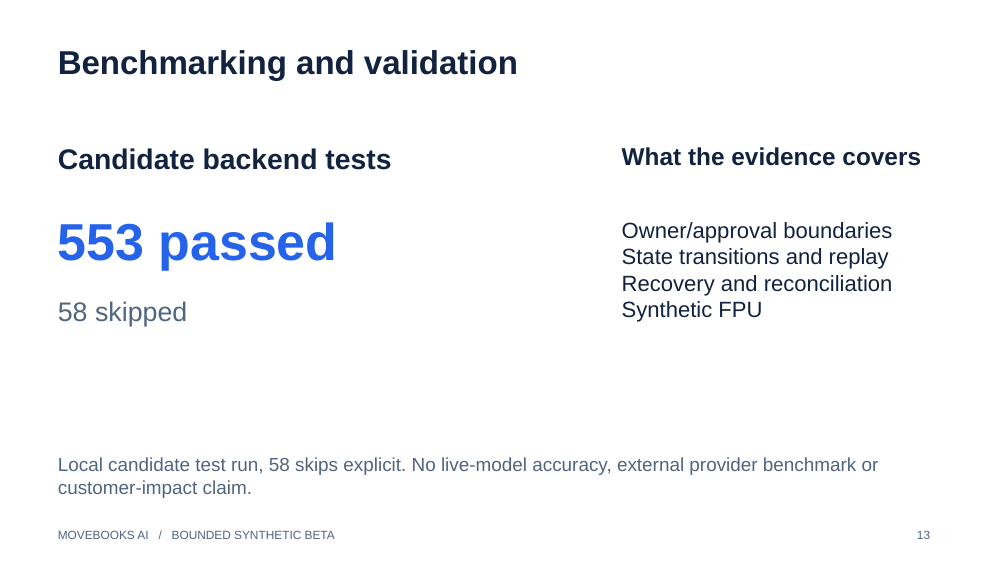
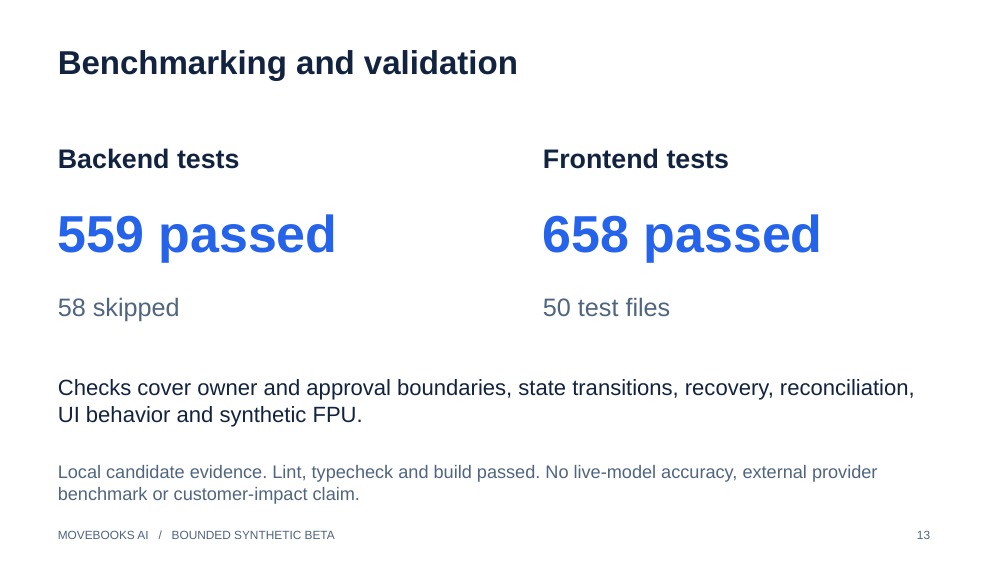
Before and after one commit to JEMathew/movers-and-ledgers, a slide deck: slide 13 of docs/submission/assets/movebooks-submission-draft.pptx. Drawn at 1008x567 pixels with LibreOffice and Linux fonts; fonts in the diff are those of the drawing. Boxes give left, top, right and bottom in pixels: in the first picture for what was removed or moved away, otherwise in the second. Text is boxed around its words. In the diff, an @@ line names an element or a change of style, - is before the commit and + after.

Commit message:
docs: record closed control findings and final candidate test totals

```diff
--- a/docs/submission/assets/movebooks-submission-draft.pptx
+++ b/docs/submission/assets/movebooks-submission-draft.pptx
@@ text at (58, 148, 240, 169): text changed; size 27 to 25.5 pt @@
-Candidate backend tests
+Backend tests
@@ text added at (543, 148, 730, 169), 25.5 pt, text #12233F, bold @@
+Frontend tests
@@ text removed at (622, 147, 921, 166) @@
-What the evidence covers
@@ text at (58, 214, 338, 263): text changed @@
-553 passed
+559 passed
@@ text added at (543, 214, 823, 263), 49.5 pt, text #2563EB, bold @@
+658 passed
@@ text "58 skipped" at (58, 297, 180, 322): size 25.5 to 24 pt @@
@@ text added at (543, 297, 671, 317), 24 pt, text #50657F @@
+50 test files
@@ text at (58, 379, 915, 427): text changed @@
-Owner/approval boundaries
-State transitions and replay
-Recovery and reconciliation
-Synthetic FPU
+Checks cover owner and approval boundaries, state transitions, recovery, reconciliation, UI behavior and synthetic FPU.
@@ text at (58, 465, 877, 504): text changed; size 18 to 17.2 pt @@
-Local candidate test run, 58 skips explicit. No live-model accuracy, external provider benchmark or customer-impact claim.
+Local candidate evidence. Lint, typecheck and build passed. No live-model accuracy, external provider benchmark or customer-impact claim.
```
Also in this commit, not shown: 5 other files.
